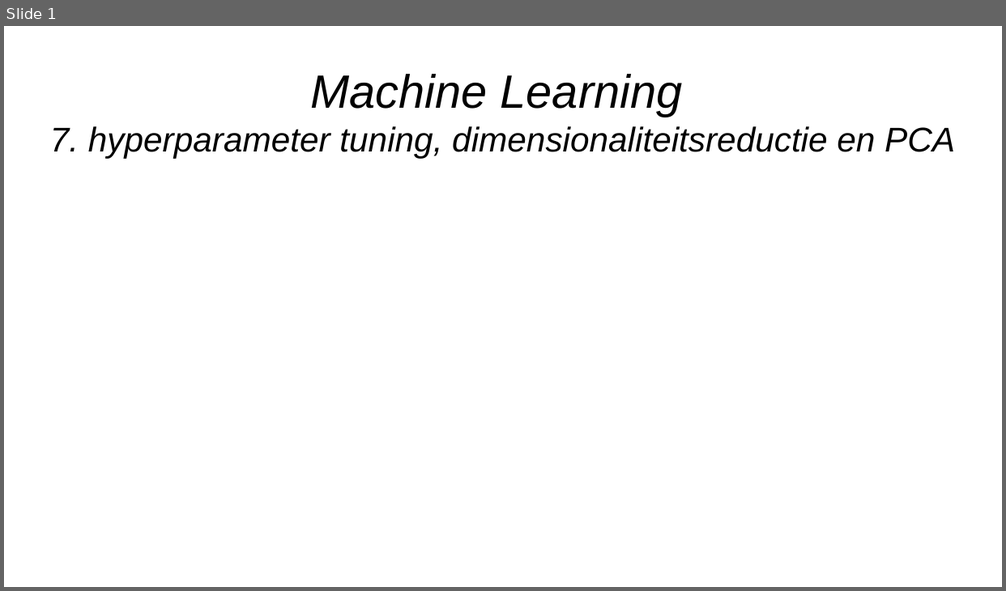
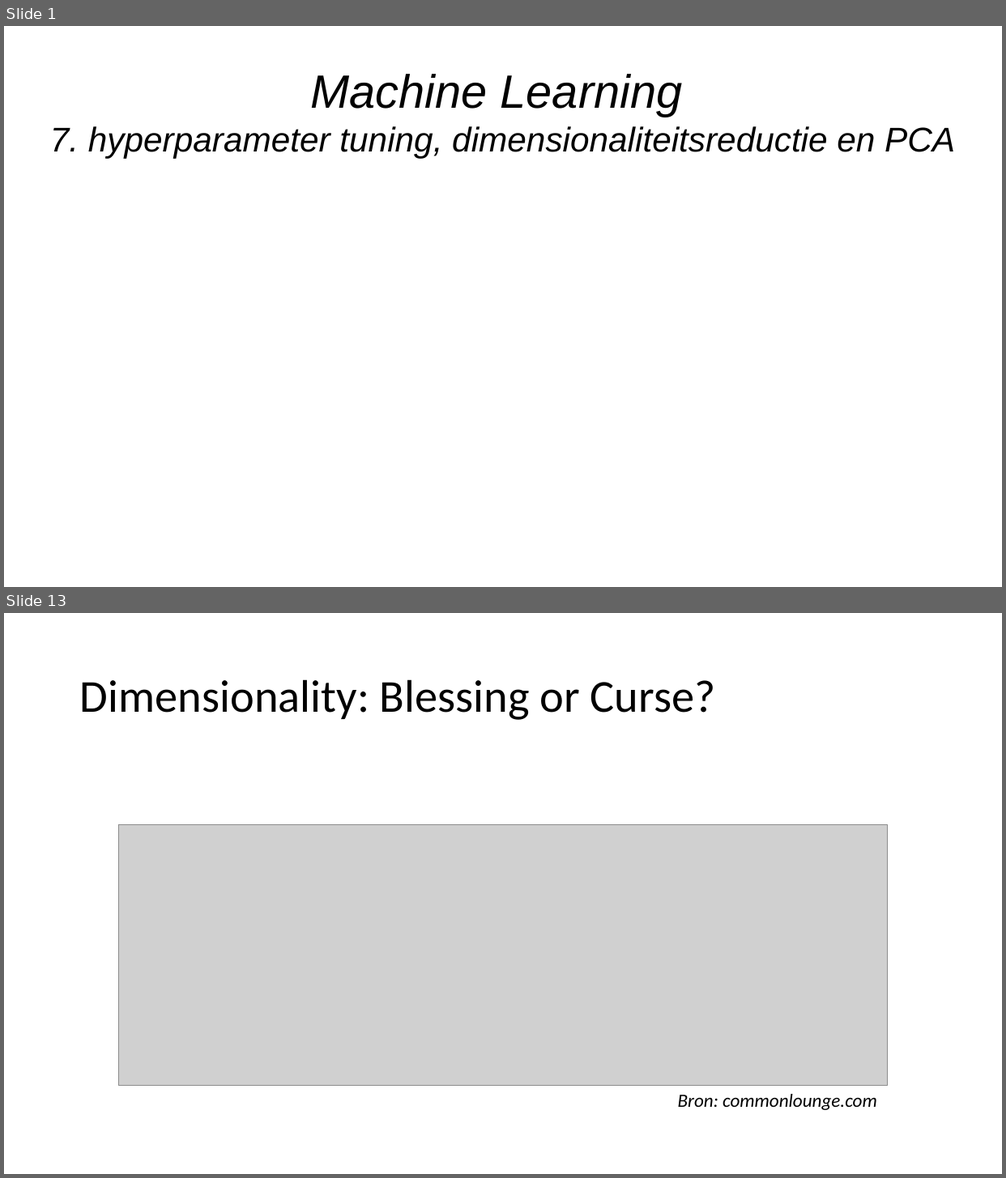
Before and after one commit to hanze-hbo-ict/Machine-Learning, a slide deck: Keynote/7.hyperparam-tuning.pptx. Shown one above the other, each under a label of ours: slide 1 before the commit, slides 1 and 13 after it; the slides between them are not shown. The pictures are 1006x591 and 1006x1178 pixels, drawn with LibreOffice and Linux fonts; fonts in the diff are those of the drawing; grey boxes stand for pictures; background and template pictures are left out. Boxes give left, top, right and bottom in pixels: in the first picture for what was removed or moved away, otherwise in the second. Text is boxed around its words. In the diff, an @@ line names an element or a change of style, - is before the commit and + after.

```diff
--- a/Keynote/7.hyperparam-tuning.pptx
+++ b/Keynote/7.hyperparam-tuning.pptx
@@ slide 13 added at [4, 613, 1002, 1174], background #FFFFFF @@
@@ title added at [80, 679, 716, 720], 44 pt, text #000000 @@
+Dimensionality: Blessing or Curse?
@@ picture added at [118, 825, 889, 1085] @@
@@ text added at [678, 1094, 877, 1110], 18 pt, text #000000, italic @@
+Bron: commonlounge.com
```
Also in this commit, not shown: 5 slides changed, 16 other slides added, 4 slides removed, 6 other files.
